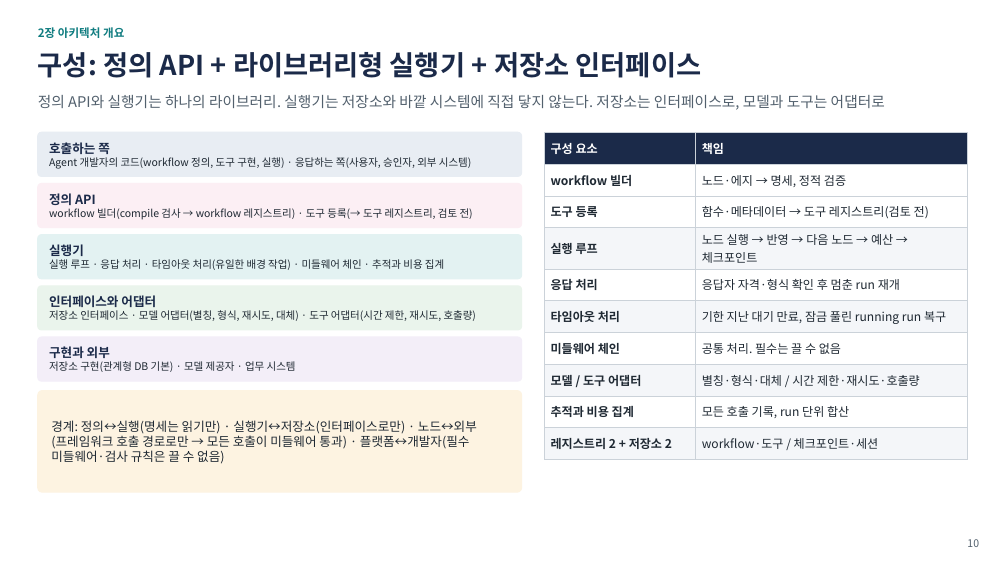
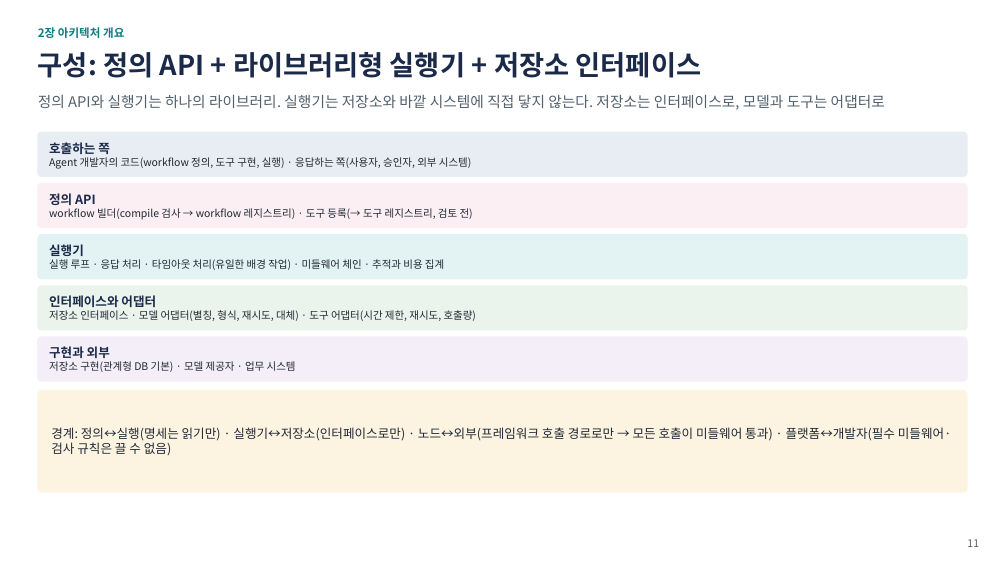
Before and after one commit to iwindfree/windfree-blog, a slide deck: slide 11 of public/files/ai-agent-workflow-framework/AI_Agent_Workflow_Framework_Summary.pptx (slide 10 before the commit). Drawn at 1008x567 pixels with LibreOffice and Linux fonts; fonts in the diff are those of the drawing. Boxes give left, top, right and bottom in pixels: in the first picture for what was removed or moved away, otherwise in the second. Text is boxed around its words. In the diff, an @@ line names an element or a change of style, - is before the commit and + after.

```diff
--- a/public/files/ai-agent-workflow-framework/AI_Agent_Workflow_Framework_Summary.pptx
+++ b/public/files/ai-agent-workflow-framework/AI_Agent_Workflow_Framework_Summary.pptx
@@ rounded rectangle: place and size @@
-rounded rectangle at box(38, 132, 522, 176)
+rounded rectangle at box(38, 132, 967, 176)
@@ table removed at box(544, 132, 968, 453), 10 rows, 2 columns @@
-구성 요소 | 책임
-workflow 빌더 | 노드·에지 → 명세, 정적 검증
-도구 등록 | 함수·메타데이터 → 도구 레지스트리(검토 전)
-실행 루프 | 노드 실행 → 반영 → 다음 노드 → 예산 → 체크포인트
-응답 처리 | 응답자 자격·형식 확인 후 멈춘 run 재개
-타임아웃 처리 | 기한 지난 대기 만료, 잠금 풀린 running run 복구
-미들웨어 체인 | 공통 처리. 필수는 끌 수 없음
-모델 / 도구 어댑터 | 별칭·형식·대체 / 시간 제한·재시도·호출량
-추적과 비용 집계 | 모든 호출 기록, run 단위 합산
-레지스트리 2 + 저장소 2 | workflow·도구 / 체크포인트·세션
@@ rounded rectangle: place and size @@
-rounded rectangle at box(38, 184, 522, 228)
+rounded rectangle at box(38, 184, 967, 228)
@@ text "정의 API" rewrapped from box(49, 208, 473, 220) to box(49, 193, 473, 220) @@
@@ rounded rectangle: place and size @@
-rounded rectangle at box(38, 234, 522, 278)
+rounded rectangle at box(38, 234, 967, 278)
@@ rounded rectangle: place and size @@
-rounded rectangle at box(38, 286, 522, 330)
+rounded rectangle at box(38, 286, 967, 330)
@@ text "인터페이스와 어댑터" rewrapped from box(49, 310, 476, 321) to box(49, 295, 476, 321) @@
@@ rounded rectangle: place and size @@
-rounded rectangle at box(38, 337, 522, 381)
+rounded rectangle at box(38, 337, 967, 381)
@@ rounded rectangle: place and size @@
-rounded rectangle at box(38, 391, 522, 492)
+rounded rectangle at box(38, 391, 967, 492)
@@ text "경계: 정의↔실행(명세는 읽기만) · 실행기↔저장소(인터페이스로만) ..." rewrapped from box(51, 420, 477, 464) to box(51, 427, 951, 455) @@
@@ page number at box(967, 539, 979, 547): text changed @@
-10
+11
```
Also in this commit, not shown: 3 other slides changed, 2 slides added, 1 other file.
